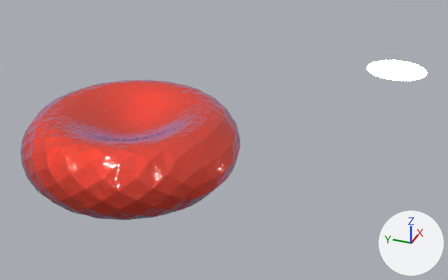
Two versions of the Blender file blender/preved.blend, one commit apart.
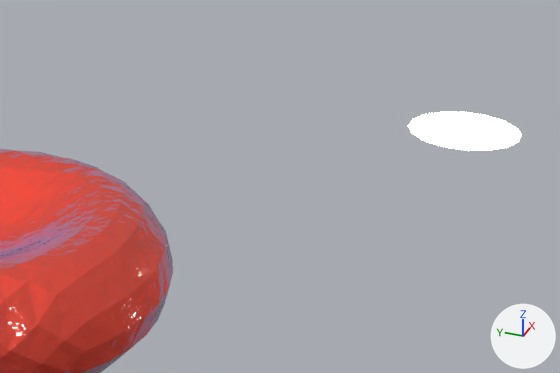
There are two pictures of each version: one whole from a 50 mm lens placed at (-4.479, -2.628, 2.666), pointed at (0.343, -0.775, 0.006), one close up on the part from 33% to 100% of the width and 0% to 72% of the height. The axes (+X, +Y, +Z) are drawn at lower right. The lights are the same throughout.

In view in the first close-up: 'cell', 'light'.
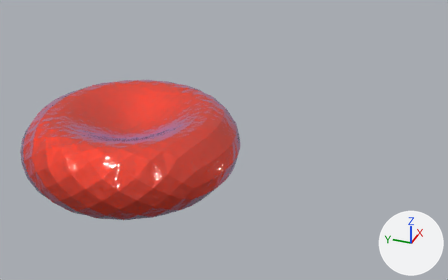
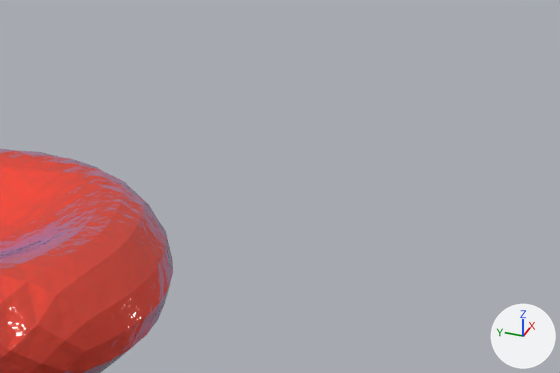
Boxes [x1, y1, x2, y2] around the edits, measured in the close-ups (560 x 373 px):
'light', deleted
    before: [408, 112, 522, 151]

Edits to the bpy script that builds the scene:
```text
Remove ob_light:
    ob_light = bpy.data.objects.new('light', me_plane)
    ob_light.location = (1.467, -2.151, 0.49)
    ob_light.rotation_euler = (0.0, 0.0, 0.127)  # degrees (0, 0, 7.3)
```
